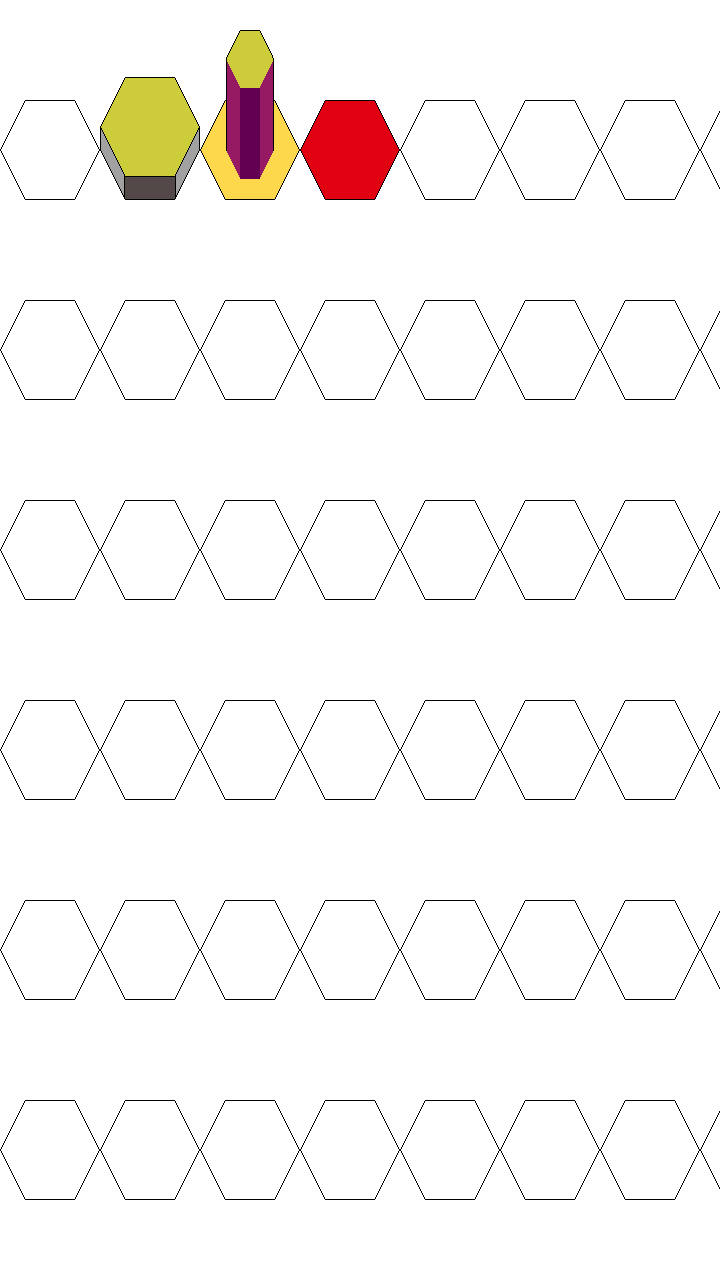
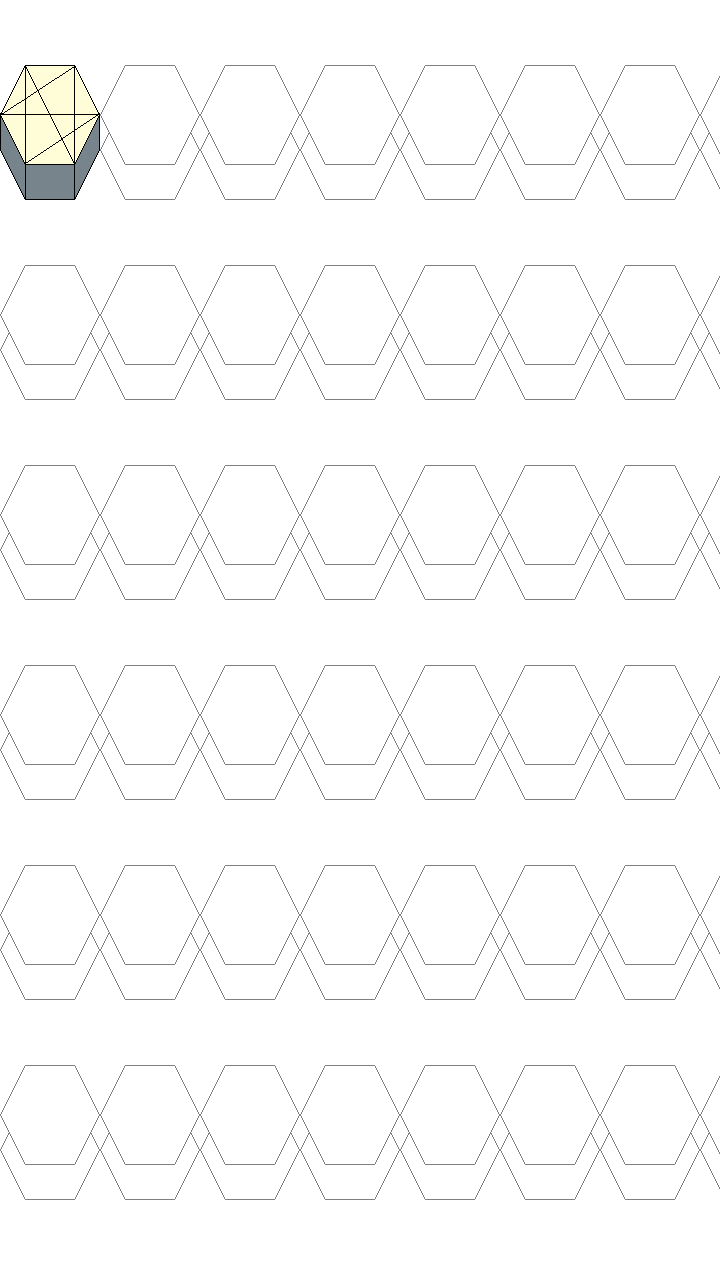
Revision of a layered 720 × 1280 image; what changed, layer by layer:
hid "레이어 2", painted on it over [0, 30, 720, 1165]
added layer "레이어 4" above "그룹 1" over [0, 65, 100, 199]
added group "그룹 1" (50%) with 2 layers over [0, 65, 720, 1200]
added layer "레이어 0 복사" in group "그룹 1" over [0, 65, 720, 1165]
moved "레이어 0" into group "그룹 1" over [0, 100, 720, 1200]
